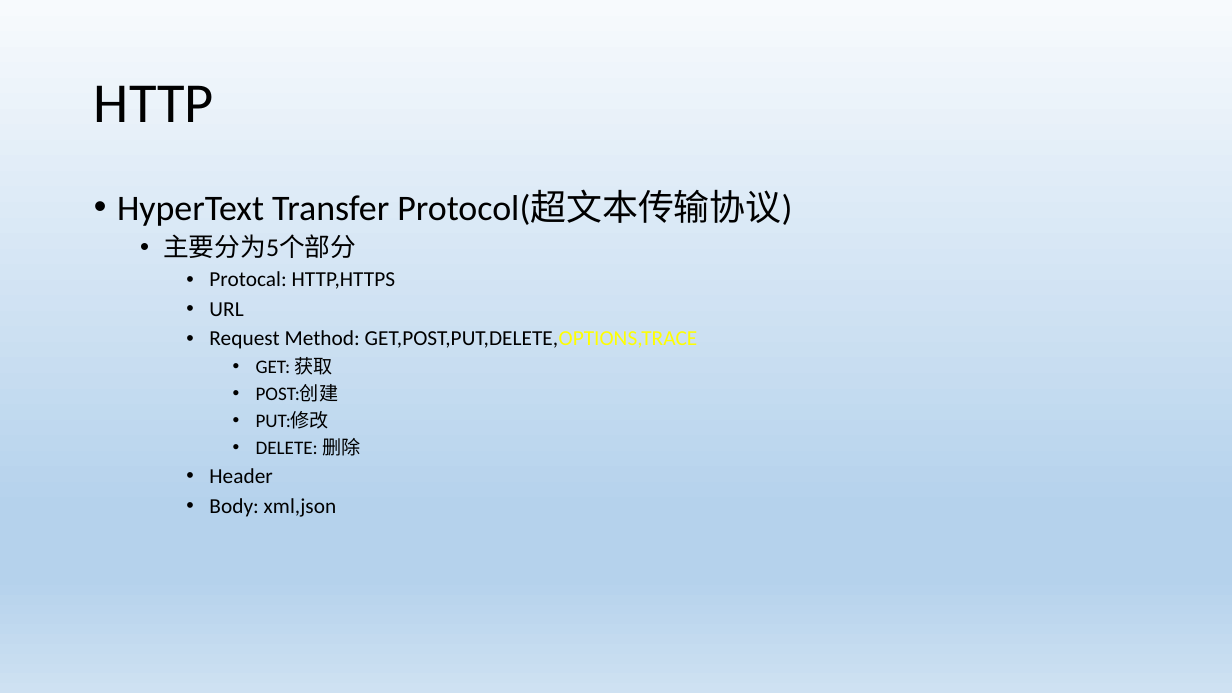
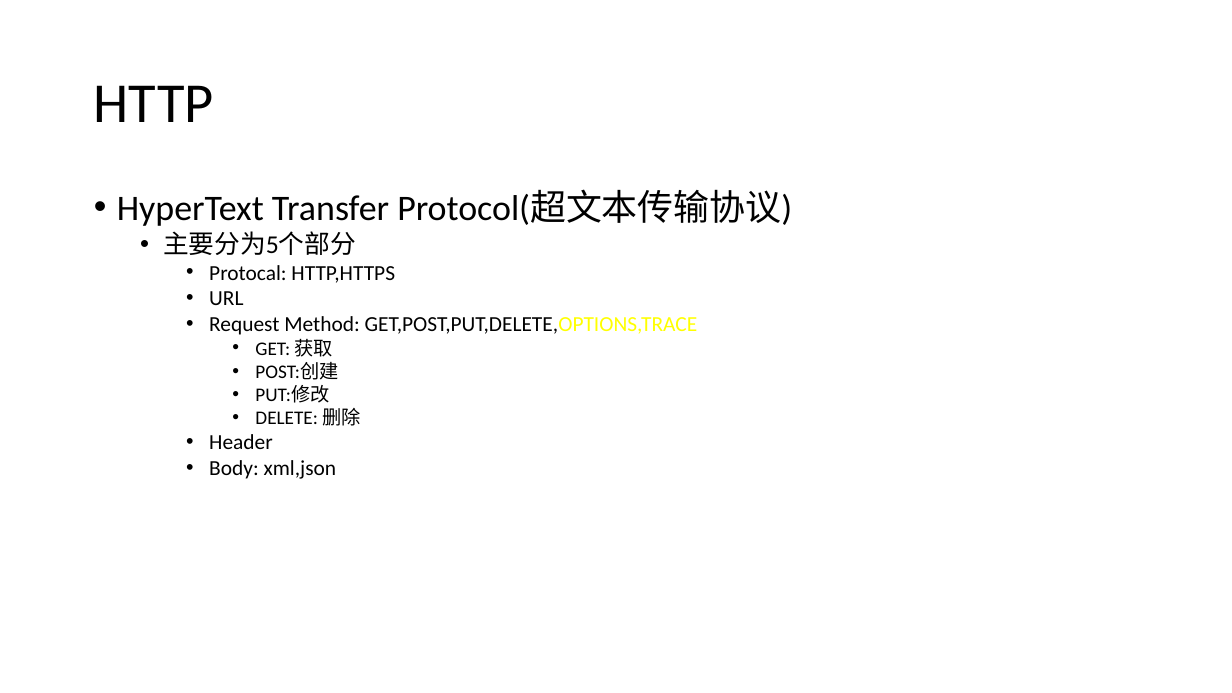
Before and after one commit to LiBilly/demo, a slide deck: slide 5 of doc/web api.pptx (slide 4 before the commit). Drawn at 1232x693 pixels with LibreOffice and Linux fonts; fonts in the diff are those of the drawing. Boxes give left, top, right and bottom in pixels: in the first picture for what was removed or moved away, otherwise in the second. Text is boxed around its words. In the diff, an @@ line names an element or a change of style, - is before the commit and + after.

```diff
--- a/doc/web api.pptx
+++ b/doc/web api.pptx
@@ background gradient #F7FAFD to #B5D2EC to #CEE1F2 to #FFFFFF @@
@@ text "HyperText Transfer Protocol(超文本传输协议)" at box(117, 190, 792, 479): size 16.6 to 16.7 pt in "Protocal: HTTP,HTTPS", "URL", "Request Method: GET,POST,PUT,DELETE,OPTIONS,TRACE", "Header" and 1 more places; size 14.9 to 15 pt in "GET: 获取", "POST:创建", "PUT:修改", "DELETE: 删除"; less space between paragraphs; line spacing 0.9 to 1 @@
```
Also in this commit, not shown: 4 other slides changed, 1 slide added, 7 other files.
